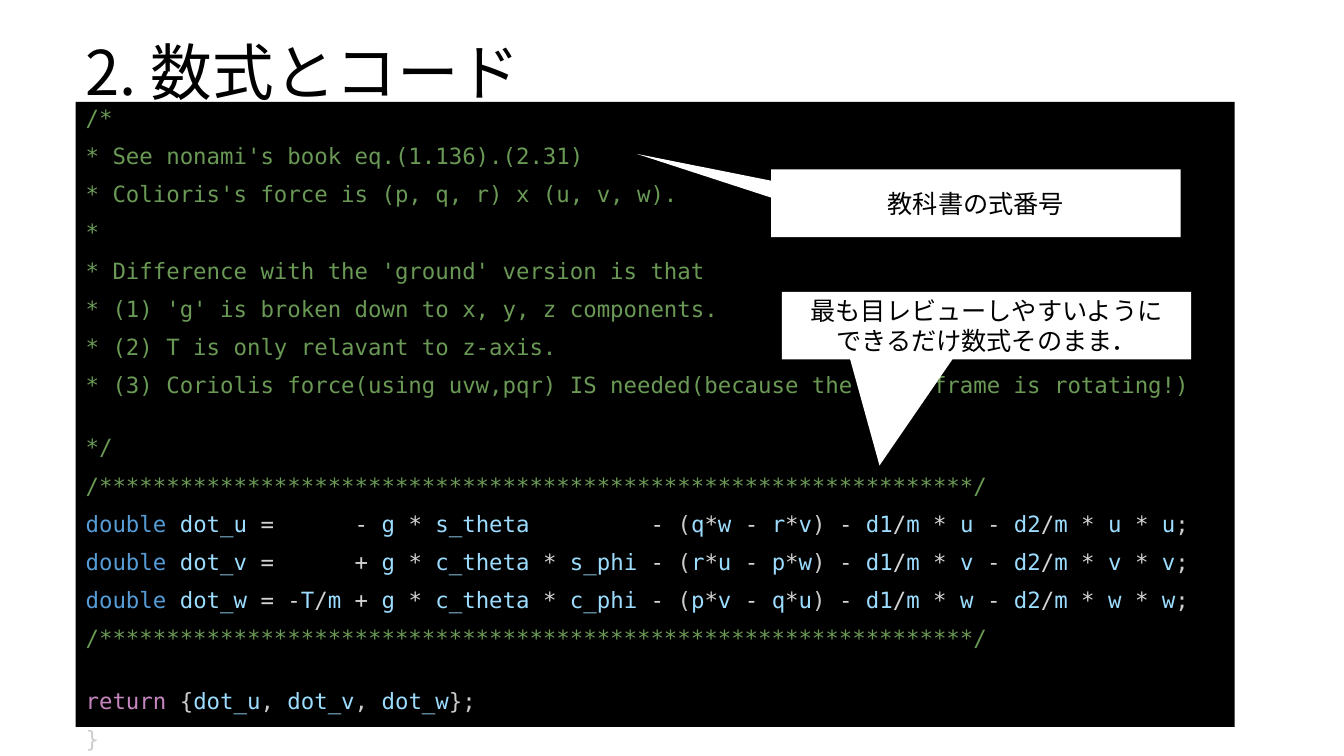
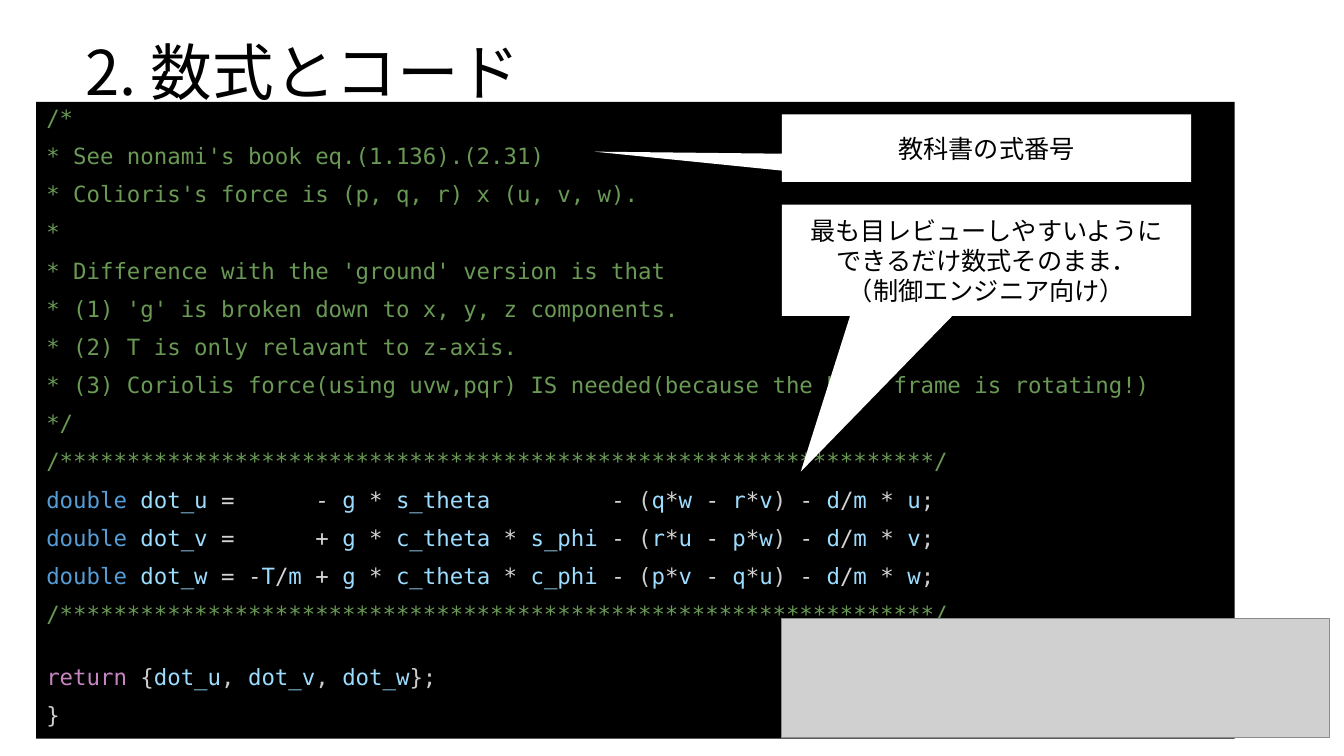
Before and after one commit to toppers/hakoniwa-px4sim, a slide deck: slide 18 of drone_physics/drone_frames.pptx (slide 13 before the commit). Drawn at 1344x756 pixels with LibreOffice and Linux fonts; fonts in the diff are those of the drawing; grey boxes stand for pictures. Boxes give left, top, right and bottom in pixels: in the first picture for what was removed or moved away, otherwise in the second. Text is boxed around its words. In the diff, an @@ line names an element or a change of style, - is before the commit and + after.

```diff
--- a/drone_physics/drone_frames.pptx
+++ b/drone_physics/drone_frames.pptx
@@ text "/*": place and size @@
-text "/*" at (76, 102, 1235, 727)
+text "/*" at (36, 102, 1235, 739)
@@ speech box "教科書の式番号": place and size @@
-speech box "教科書の式番号" at (771, 169, 1181, 237)
+speech box "教科書の式番号" at (782, 114, 1192, 181)
@@ speech box "教科書の式番号" at (782, 114, 1192, 181): proportions changed @@
@@ speech box "最も目レビューしやすいように" at (782, 205, 1192, 316): proportions changed @@
@@ speech box "最も目レビューしやすいように": place and size @@
-speech box "最も目レビューしやすいように" at (782, 291, 1192, 359)
+speech box "最も目レビューしやすいように" at (782, 205, 1192, 316)
@@ text in speech box at (848, 278, 1125, 303): paragraph added @@
+（制御エンジニア向け）
@@ text at (46, 491, 934, 590): text changed @@
-double dot_u = - g * s_theta - (q*w - r*v) - d1/m * u - d2/m * u * u;
-double dot_v = + g * c_theta * s_phi - (r*u - p*w) - d1/m * v - d2/m * v * v;
-double dot_w = -T/m + g * c_theta * c_phi - (p*v - q*u) - d1/m * w - d2/m * w * w;
+double dot_u = - g * s_theta - (q*w - r*v) - d/m * u;
+double dot_v = + g * c_theta * s_phi - (r*u - p*w) - d/m * v;
+double dot_w = -T/m + g * c_theta * c_phi - (p*v - q*u) - d/m * w;
@@ picture added at (782, 618, 1330, 738) @@
```
Also in this commit, not shown: 7 other slides changed, 7 slides added, 1 slide removed, 2 other files.
